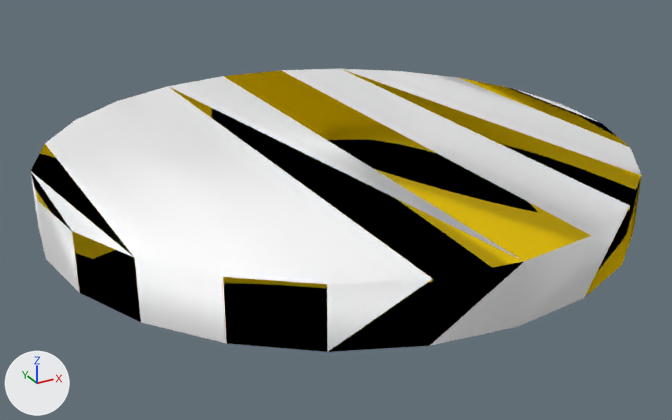
One commit to the OBJ model models/Box/100247/textured_objs/original-36.obj: the scene before it, then after it.
One viewpoint serves both versions: a 50 mm camera at (0.3892, -0.0511, -0.4282) aimed at (0.442, 0.0449, -0.4762). Lighting does not change. The marker at lower left points along +X, +Y and +Z. Where no turn or scale is listed for an object, it has been applied to the vertices.

In view in the first picture: 'mesh12/mesh12-geometry#mesh12-geometry'.
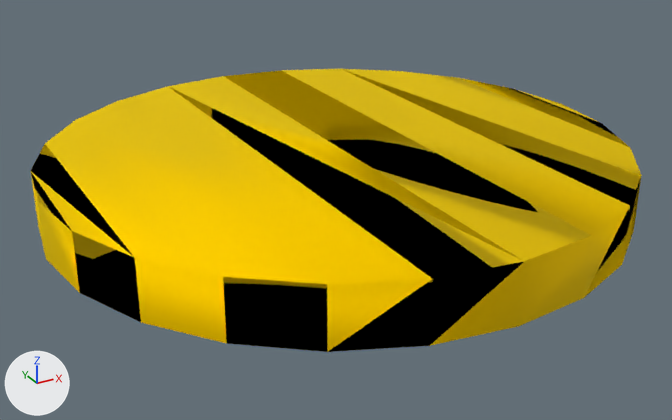
Where the change shows, as pixel boxes [x1, y1, x2, y2] in the pictures (672 x 420 px):
part 1 of me_mesh12_mesh12_geometry_mesh12_geometry, recoloured (white to yellow)
    both: [31, 69, 641, 351]

Patch to the scene script:
```diff
--- a/models/Box/100247/textured_objs/original-36.obj.py
+++ b/models/Box/100247/textured_objs/original-36.obj.py
@@ me_mesh12_mesh12_geometry_mesh12_geometry @@
 me_mesh12_mesh12_geometry_mesh12_geometry.from_pydata(...)  # 48 vertices, 92 faces; spans x 0.4058..0.48, y 0.0096..0.0838, z -0.4753..-0.4682
 # used by ob_mesh12_mesh12_geometry_mesh12_geometry; location = (0.0, 0.0, 0.0)
+# me_mesh12_mesh12_geometry_mesh12_geometry part 1: all 53 faces that had it switch from mat_material_1_0 (white #ffffff) to mat_material_0_0 (yellow #ffe000)
```
